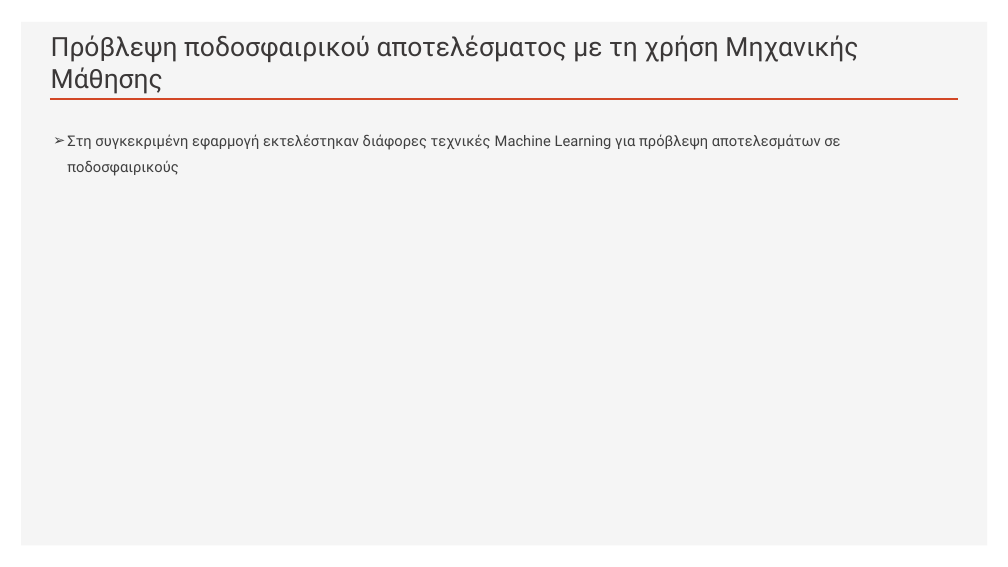
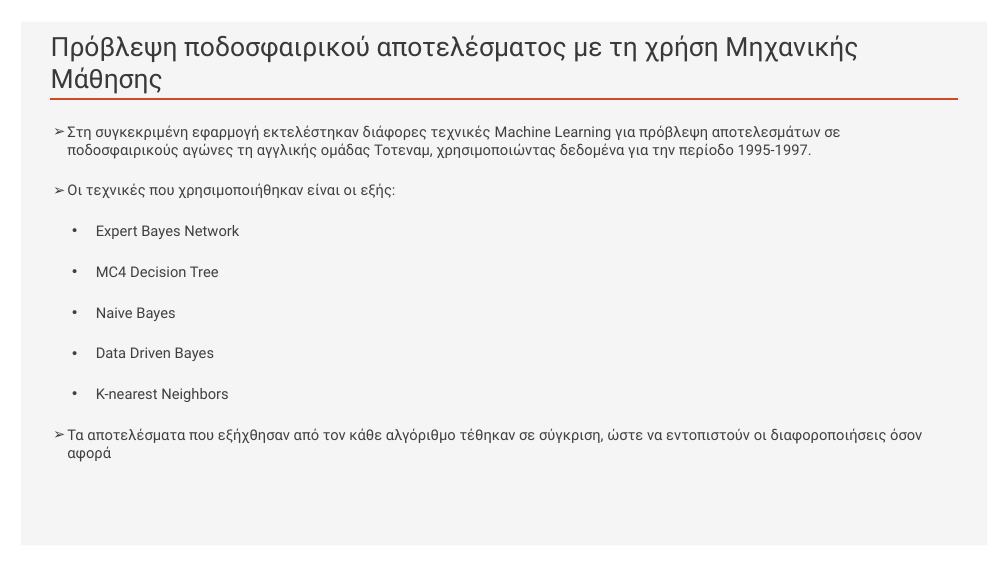
Before and after one commit to nikosbampis/Machine-Learning, a slide deck: slide 5 of machine-learning-12-13.pptx. Drawn at 1008x567 pixels with LibreOffice and Linux fonts; fonts in the diff are those of the drawing. Boxes give left, top, right and bottom in pixels: in the first picture for what was removed or moved away, otherwise in the second. Text is boxed around its words. In the diff, an @@ line names an element or a change of style, - is before the commit and + after.

Commit message:
Αλλαγές

```diff
--- a/machine-learning-12-13.pptx
+++ b/machine-learning-12-13.pptx
@@ text at (67, 125, 922, 462): text changed @@
-➢ Στη συγκεκριμένη εφαρμογή εκτελέστηκαν διάφορες τεχνικές Machine Learning για πρόβλεψη αποτελεσμάτων σε ποδοσφαιρικούς
+➢ Στη συγκεκριμένη εφαρμογή εκτελέστηκαν διάφορες τεχνικές Machine Learning για πρόβλεψη αποτελεσμάτων σε ποδοσφαιρικούς αγώνες τη αγγλικής ομάδας Τοτεναμ, χρησιμοποιώντας δεδομένα για την περίοδο 1995-1997.
+➢ Οι τεχνικές που χρησιμοποιήθηκαν είναι οι εξής:
+  • Expert Bayes Network
+  • MC4 Decision Tree
+  • Naive Bayes
+  • Data Driven Bayes
+  • K-nearest Neighbors
+➢ Τα αποτελέσματα που εξήχθησαν από τον κάθε αλγόριθμο τέθηκαν σε σύγκριση, ώστε να εντοπιστούν οι διαφοροποιήσεις όσον αφορά
```
